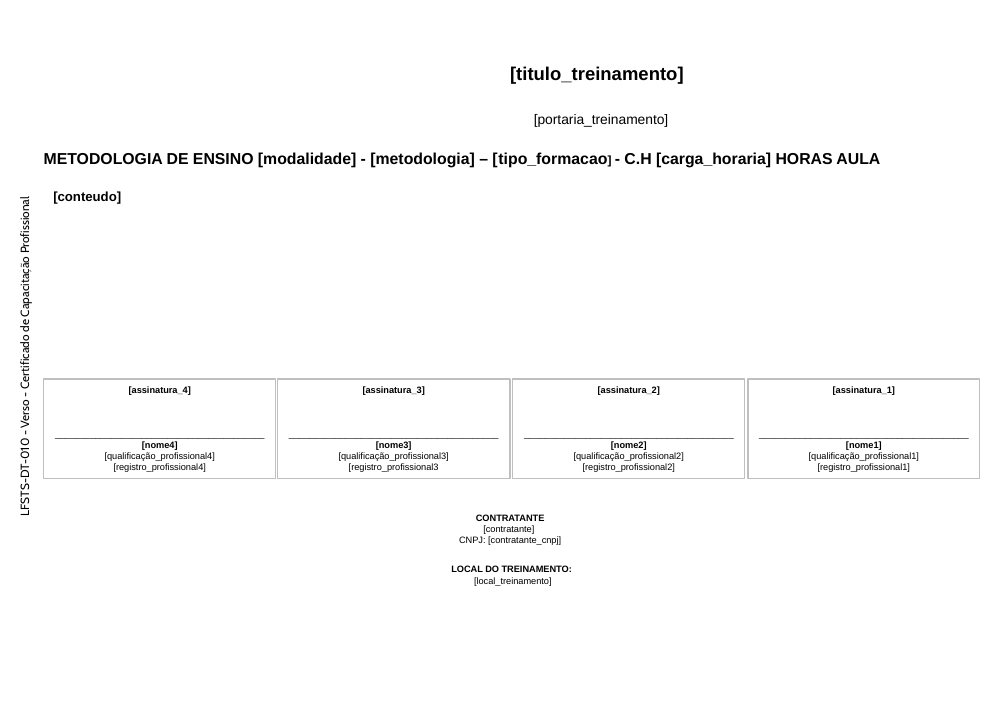
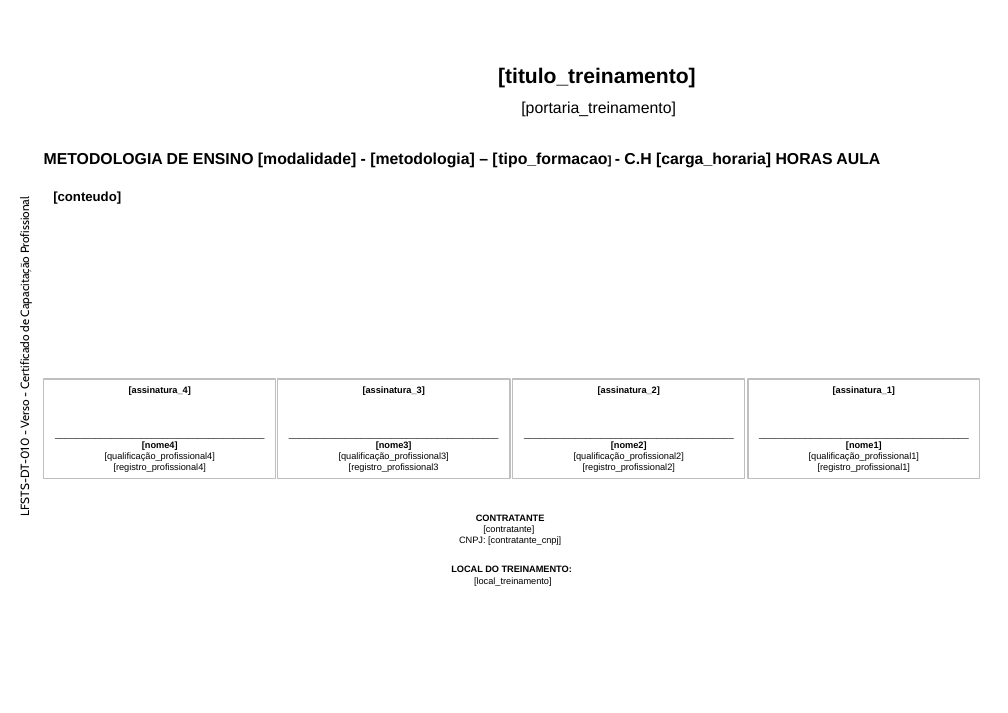
Before and after one commit to Programateca/lfsoares-front, a slide deck: slide 2 of public/templates/frente-verso-4a.pptx. Drawn at 1008x713 pixels with LibreOffice and Linux fonts; fonts in the diff are those of the drawing; background and template pictures are left out. Boxes give left, top, right and bottom in pixels: in the first picture for what was removed or moved away, otherwise in the second. Text is boxed around its words. In the diff, an @@ line names an element or a change of style, - is before the commit and + after.

Commit message:
fix: update Usuarios and Treinamentos components for better user feedback and add new styles in CSS

```diff
--- a/public/templates/frente-verso-4a.pptx
+++ b/public/templates/frente-verso-4a.pptx
@@ text "[titulo_treinamento]" at <box>498,67,695,88</box>: size 14 to 16 pt @@
@@ text "[portaria_treinamento]": place and size @@
-text "[portaria_treinamento]" at <box>534,114,669,127</box>
+text "[portaria_treinamento]" at <box>521,101,676,117</box>
@@ text "[portaria_treinamento]" at <box>521,101,676,117</box>: size 10.5 to 12 pt @@
```
Also in this commit, not shown: 1 other slide changed, 10 other files.
